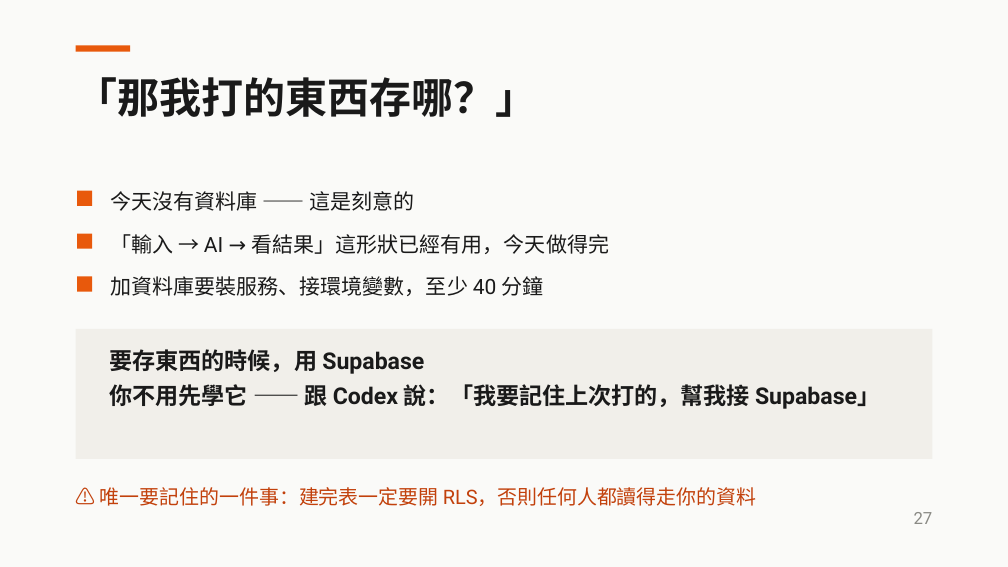
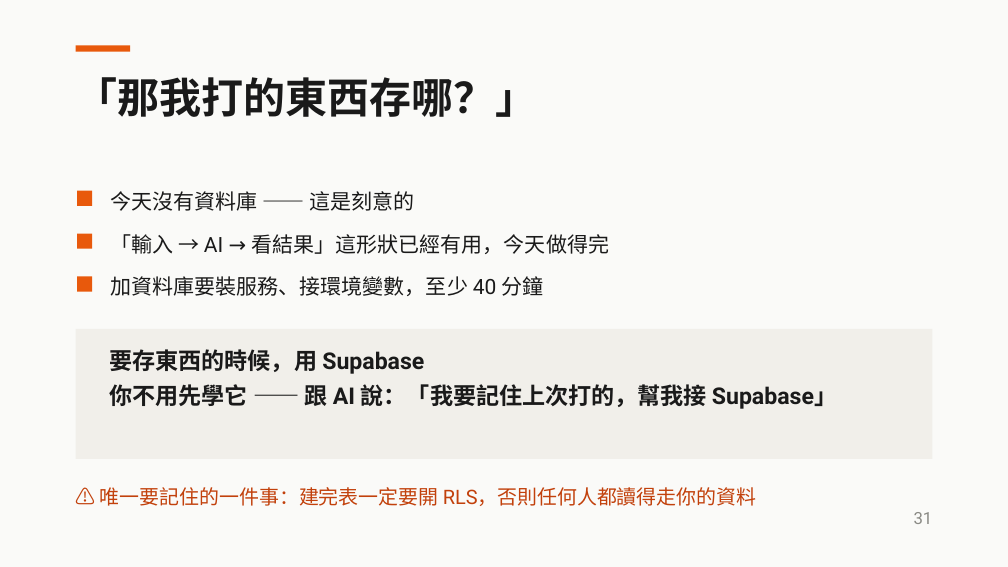
Before and after one commit to aaron20010920/unext-ai-dev-workshop, a slide deck: slide 31 of slides/2026-08-13-AI開發實戰.pptx (slide 27 before the commit). Drawn at 1008x567 pixels with LibreOffice and Linux fonts; fonts in the diff are those of the drawing. Boxes give left, top, right and bottom in pixels: in the first picture for what was removed or moved away, otherwise in the second. Text is boxed around its words. In the diff, an @@ line names an element or a change of style, - is before the commit and + after.

```diff
--- a/slides/2026-08-13-AI開發實戰.pptx
+++ b/slides/2026-08-13-AI開發實戰.pptx
@@ text at [110,349,837,410]: text changed @@
-要存東西的時候，用 Supabase
-你不用先學它 —— 跟 Codex 說：「我要記住上次打的，幫我接 Supabase」
+要存東西的時候，用 Supabase
+你不用先學它 —— 跟 AI 說：「我要記住上次打的，幫我接 Supabase」
@@ text at [914,512,933,524]: text changed @@
-27
+31
```
Also in this commit, not shown: 25 other slides changed, 4 slides added, 3 other files.
